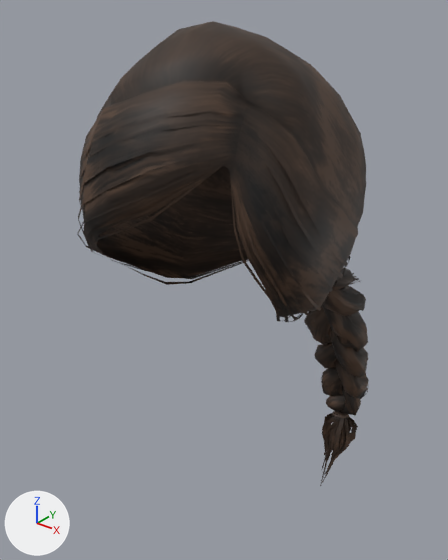
Renders of the glTF model assets/humans/unified/hair_braid01.glb from each side of a commit.
One viewpoint serves both versions: a 50 mm camera at (0.304, -0.439, 1.713) aimed at (-0.053, 0.007, 1.437). Arrows for +X, +Y and +Z are at lower left; the lights stay in place. The first picture is the older version. Shape keys are drawn at the values saved in each file.

The first picture shows 'Hair_braid01'.
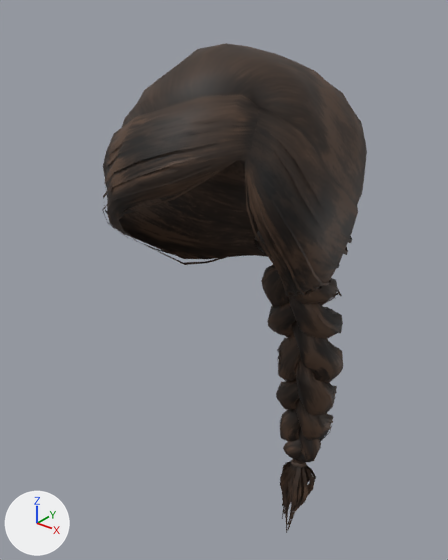
The change in detail:
In shape key 'gender_female' (key_0_gender_female), value goes from 1.0 to 0.0.
In shape key 'gender_male' (key_1_gender_male), value goes from 1.0 to 0.0.
In shape key 'age_child' (key_2_age_child), value goes from 1.0 to 0.0.
In shape key 'age_old' (key_3_age_old), value goes from 1.0 to 0.0.
In shape key 'weight_min' (key_4_weight_min), value goes from 1.0 to 0.0.
In shape key 'weight_max' (key_5_weight_max), value goes from 1.0 to 0.0.
In shape key 'muscle_min' (key_6_muscle_min), value goes from 1.0 to 0.0.
In shape key 'muscle_max' (key_7_muscle_max), value goes from 1.0 to 0.0.
In shape key 'height_short' (key_8_height_short), value goes from 1.0 to 0.0.
In shape key 'height_tall' (key_9_height_tall), value goes from 1.0 to 0.0.
In shape key 'proportions_ideal' (key_10_proportions_ideal), value goes from 1.0 to 0.0.
In shape key 'proportions_uncommon' (key_11_proportions_uncommon), value goes from 1.0 to 0.0.
In shape key 'face_nose_width_decr' (key_12_face_nose_width_decr), value goes from 1.0 to 0.0.
In shape key 'face_nose_width_incr' (key_13_face_nose_width_incr), value goes from 1.0 to 0.0.
In shape key 'face_nose_length_decr' (key_14_face_nose_length_decr), value goes from 1.0 to 0.0.
In shape key 'face_nose_length_incr' (key_15_face_nose_length_incr), value goes from 1.0 to 0.0.
In shape key 'face_nose_height_decr' (key_16_face_nose_height_decr), value goes from 1.0 to 0.0.
In shape key 'face_nose_height_incr' (key_17_face_nose_height_incr), value goes from 1.0 to 0.0.
In shape key 'face_jaw_width_decr' (key_18_face_jaw_width_decr), value goes from 1.0 to 0.0.
In shape key 'face_jaw_width_incr' (key_19_face_jaw_width_incr), value goes from 1.0 to 0.0.
In shape key 'face_chin_decr' (key_20_face_chin_decr), value goes from 1.0 to 0.0.
In shape key 'face_chin_incr' (key_21_face_chin_incr), value goes from 1.0 to 0.0.
In shape key 'face_cheekbones_decr' (key_22_face_cheekbones_decr), value goes from 1.0 to 0.0.
In shape key 'face_cheekbones_incr' (key_23_face_cheekbones_incr), value goes from 1.0 to 0.0.
In shape key 'face_eye_size_decr' (key_24_face_eye_size_decr), value goes from 1.0 to 0.0.
In shape key 'face_eye_size_incr' (key_25_face_eye_size_incr), value goes from 1.0 to 0.0.
In shape key 'face_eye_spacing_decr' (key_26_face_eye_spacing_decr), value goes from 1.0 to 0.0.
In shape key 'face_eye_spacing_incr' (key_27_face_eye_spacing_incr), value goes from 1.0 to 0.0.
In shape key 'face_eye_tilt_decr' (key_28_face_eye_tilt_decr), value goes from 1.0 to 0.0.
In shape key 'face_eye_tilt_incr' (key_29_face_eye_tilt_incr), value goes from 1.0 to 0.0.
In shape key 'face_lips_decr' (key_30_face_lips_decr), value goes from 1.0 to 0.0.
In shape key 'face_lips_incr' (key_31_face_lips_incr), value goes from 1.0 to 0.0.
In shape key 'face_mouth_width_decr' (key_32_face_mouth_width_decr), value goes from 1.0 to 0.0.
In shape key 'face_mouth_width_incr' (key_33_face_mouth_width_incr), value goes from 1.0 to 0.0.
In shape key 'face_ear_size_decr' (key_34_face_ear_size_decr), value goes from 1.0 to 0.0.
In shape key 'face_ear_size_incr' (key_35_face_ear_size_incr), value goes from 1.0 to 0.0.
In shape key 'face_forehead_decr' (key_36_face_forehead_decr), value goes from 1.0 to 0.0.
In shape key 'face_forehead_incr' (key_37_face_forehead_incr), value goes from 1.0 to 0.0.
In shape key 'corr_gender_female__age_child' (key_38_corr_gender_female__age_child), value goes from 1.0 to 0.0.
In shape key 'corr_gender_female__age_old' (key_39_corr_gender_female__age_old), value goes from 1.0 to 0.0.
In shape key 'corr_gender_male__age_child' (key_40_corr_gender_male__age_child), value goes from 1.0 to 0.0.
In shape key 'corr_gender_male__age_old' (key_41_corr_gender_male__age_old), value goes from 1.0 to 0.0.
In shape key 'corr_weight_min__muscle_min' (key_42_corr_weight_min__muscle_min), value goes from 1.0 to 0.0.
In shape key 'corr_weight_min__muscle_max' (key_43_corr_weight_min__muscle_max), value goes from 1.0 to 0.0.
In shape key 'corr_weight_max__muscle_min' (key_44_corr_weight_max__muscle_min), value goes from 1.0 to 0.0.
In shape key 'corr_weight_max__muscle_max' (key_45_corr_weight_max__muscle_max), value goes from 1.0 to 0.0.
In shape key 'corr_gender_female__muscle_min' (key_46_corr_gender_female__muscle_min), value goes from 1.0 to 0.0.
In shape key 'corr_gender_female__muscle_max' (key_47_corr_gender_female__muscle_max), value goes from 1.0 to 0.0.
In shape key 'corr_gender_male__muscle_min' (key_48_corr_gender_male__muscle_min), value goes from 1.0 to 0.0.
In shape key 'corr_gender_male__muscle_max' (key_49_corr_gender_male__muscle_max), value goes from 1.0 to 0.0.
In shape key 'corr_gender_female__weight_min' (key_50_corr_gender_female__weight_min), value goes from 1.0 to 0.0.
In shape key 'corr_gender_female__weight_max' (key_51_corr_gender_female__weight_max), value goes from 1.0 to 0.0.
In shape key 'corr_gender_male__weight_min' (key_52_corr_gender_male__weight_min), value goes from 1.0 to 0.0.
In shape key 'corr_gender_male__weight_max' (key_53_corr_gender_male__weight_max), value goes from 1.0 to 0.0.

Pixel boxes (x1, y1, x2, y2) of what changed, in the pictures (448 x 560 px):
'Hair_braid01', reshaped (9% narrower): before (78, 21, 369, 486); after (103, 43, 367, 533)
